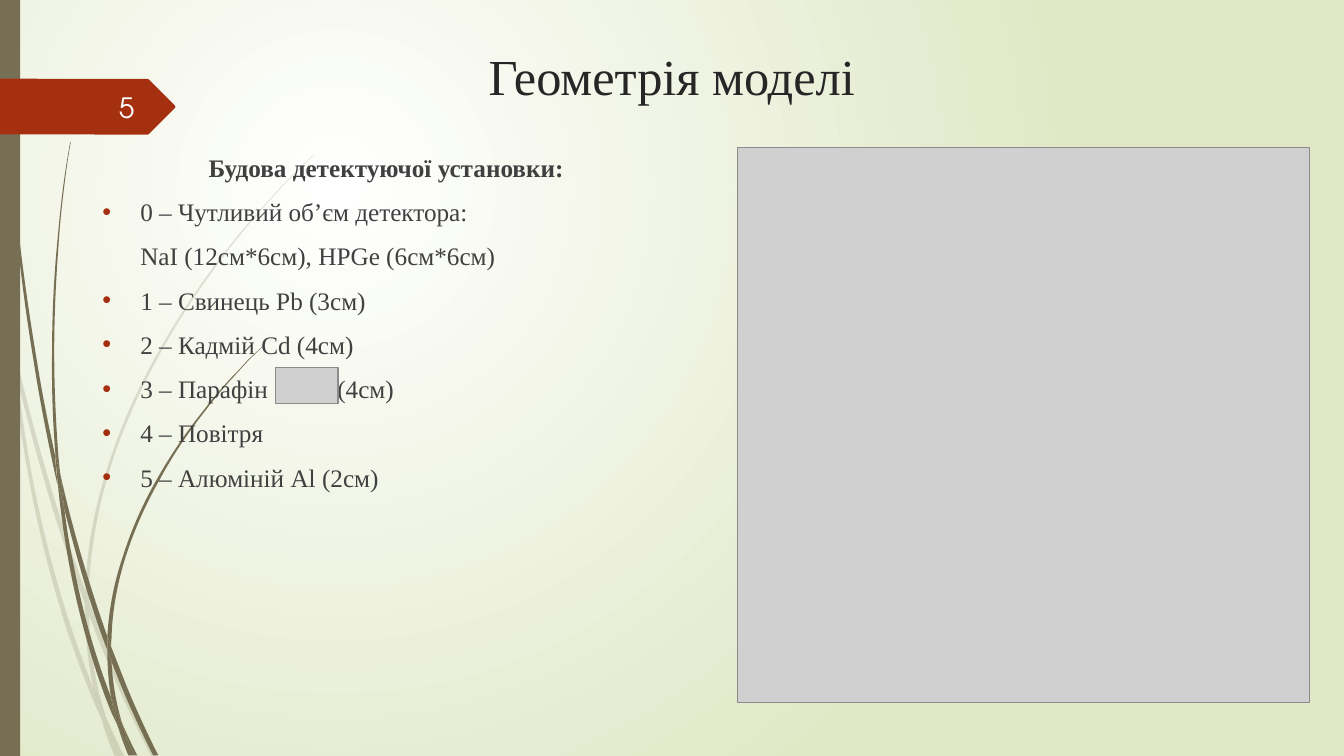
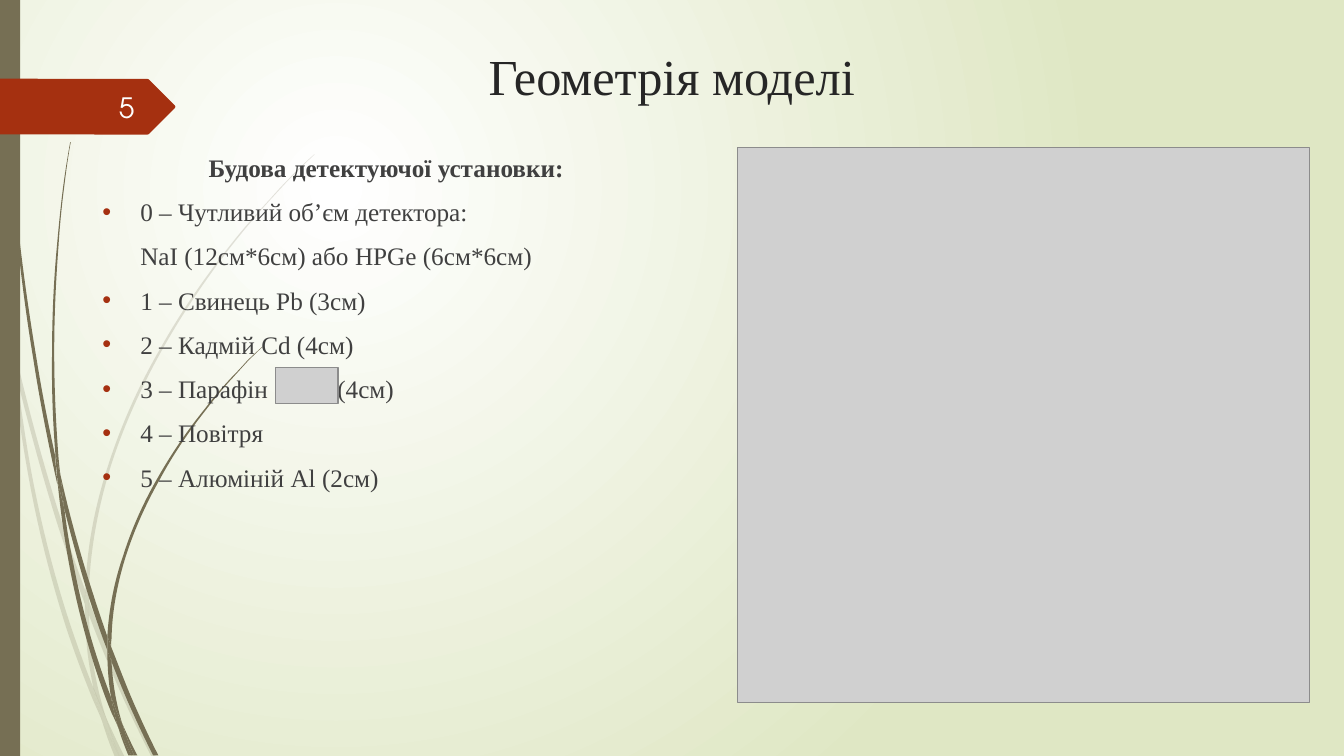
Before and after one commit to npd2020/diploms, a slide deck: slide 5 of a.mulyar/GW/Звіт/Муляр Андрій.pptx. Drawn at 1344x756 pixels with LibreOffice and Linux fonts; fonts in the diff are those of the drawing; grey boxes stand for pictures. Boxes give left, top, right and bottom in pixels: in the first picture for what was removed or moved away, otherwise in the second. Text is boxed around its words. In the diff, an @@ line names an element or a change of style, - is before the commit and + after.

```diff
--- a/a.mulyar/GW/Звіт/Муляр Андрій.pptx
+++ b/a.mulyar/GW/Звіт/Муляр Андрій.pptx
@@ text at (140, 247, 532, 270): text changed @@
-NaI (12см*6см), HPGe (6см*6см)
+NaI (12см*6см) або HPGe (6см*6см)
```
Also in this commit, not shown: 7 other slides changed.
